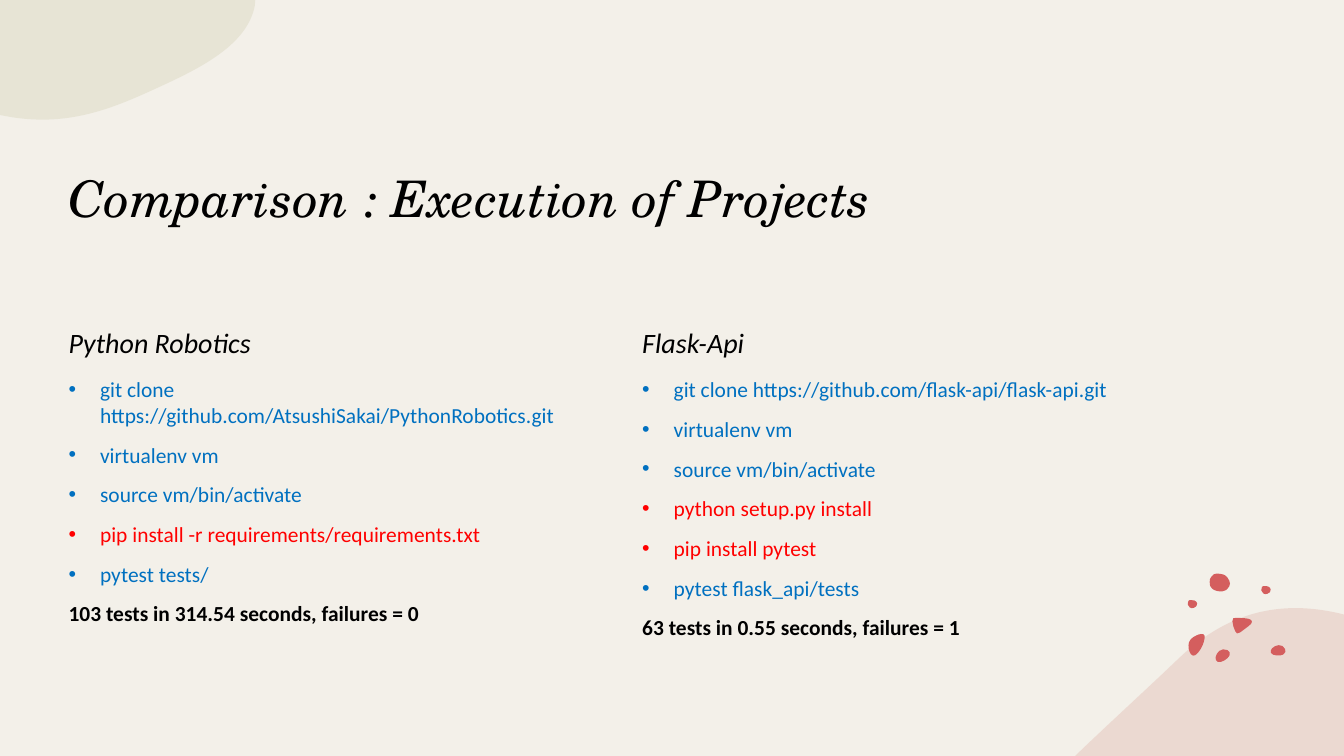
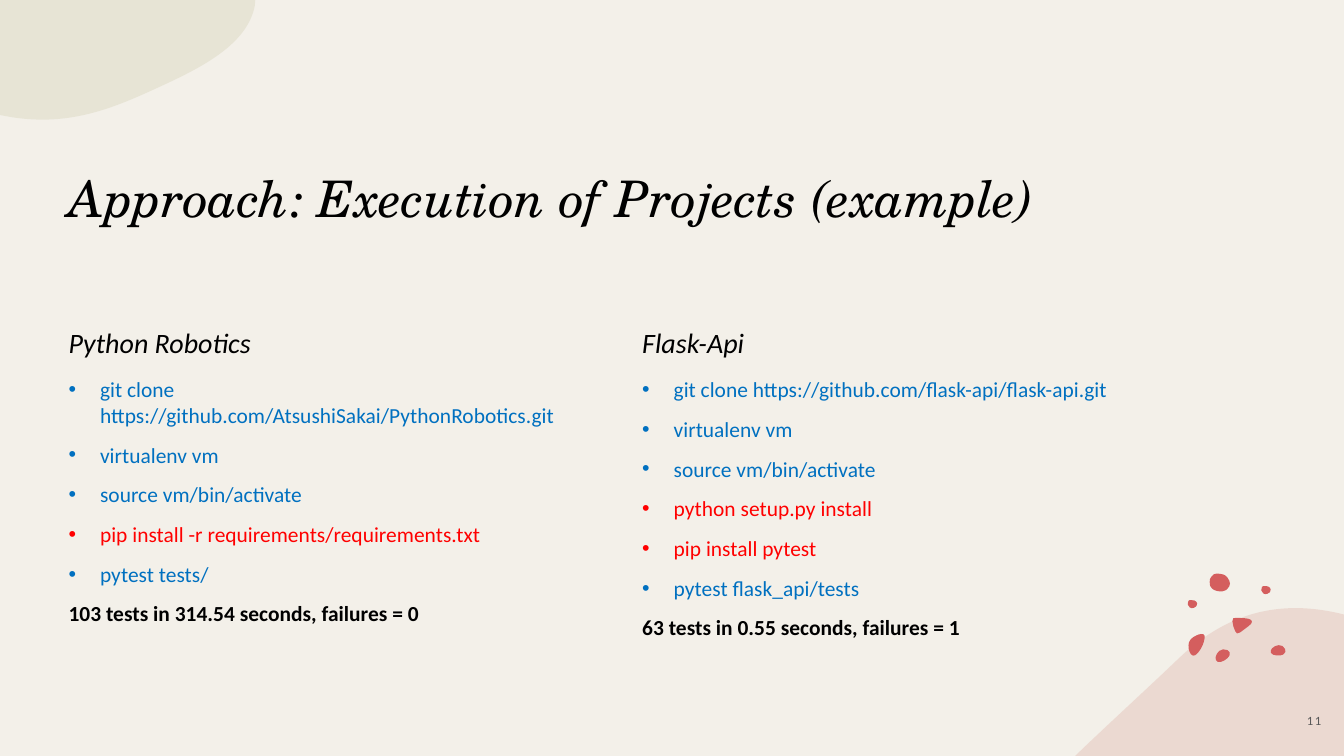
Before and after one commit to piyush-bajaj/DynamicPythonBenchmark, a slide deck: slide 11 of Kick-Off Presentation.pptx (slide 10 before the commit). Drawn at 1344x756 pixels with LibreOffice and Linux fonts; fonts in the diff are those of the drawing. Boxes give left, top, right and bottom in pixels: in the first picture for what was removed or moved away, otherwise in the second. Text is boxed around its words. In the diff, an @@ line names an element or a change of style, - is before the commit and + after.

```diff
--- a/Kick-Off Presentation.pptx
+++ b/Kick-Off Presentation.pptx
@@ title at bbox=[69, 180, 1033, 228]: text changed @@
-Comparison : Execution of Projects
+Approach: Execution of Projects (example)
@@ page number added at bbox=[1307, 717, 1321, 725], 9 pt, text #595959 @@
+11
```
Also in this commit, not shown: 15 other slides changed, 1 slide added.
